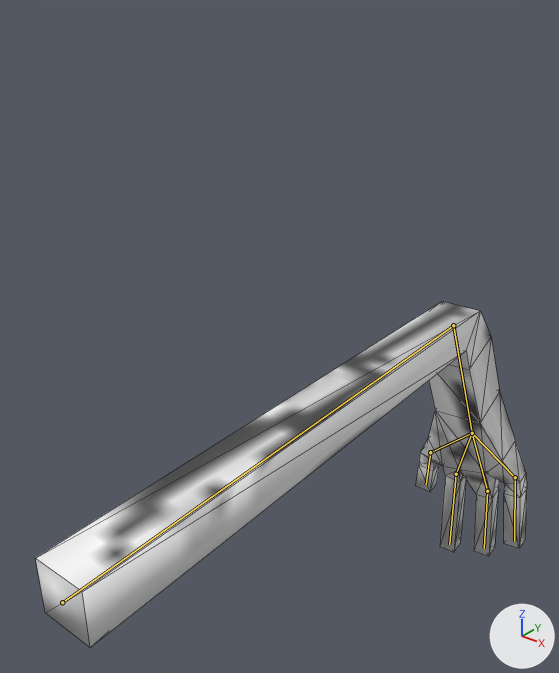
What one commit did to the Blender file blends/hand.blend.
Both versions are drawn from a 50 mm camera at (0.208, -0.125, 0.225) aimed at (-0.041, 0.186, 0.032). Lighting does not change. The marker at lower right points along +X, +Y and +Z. Both versions are drawn at frame 1 of the action 'Rest-loop'; the numbers are the values there. The bones that bend it are drawn over the model as lines. Mesh edges are drawn as thin lines.

In view in the first picture: 'Arm'.
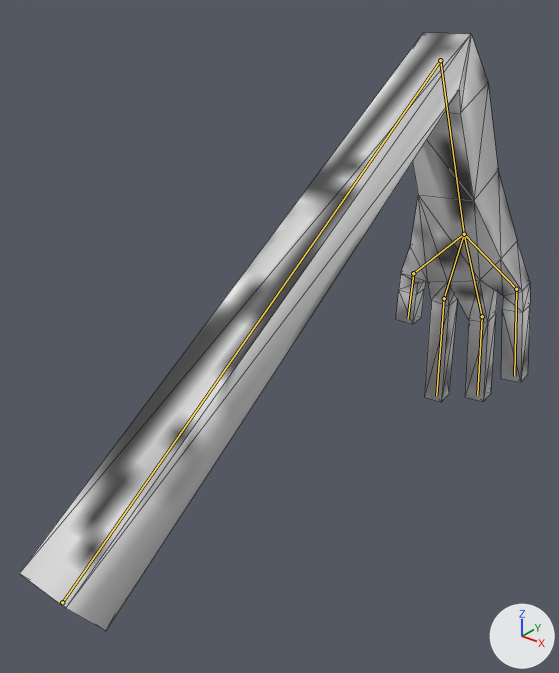
What the commit changed:
Bone 'Bone.04' (bone_bone_04) turns from (0, 0, 0) to (33, 0, 0) degrees about its own x, y and z.
Bone 'Bone.03' (bone_bone_03) turns from (-69, -3, 0) to (-103, -3, 2) degrees about its own x, y and z.

Changed parts and their boxes (x1, y1, x2, y2) in the pictures (559 x 673 px):
'Arm', posed (73% taller): before (36, 302, 527, 648); after (19, 33, 530, 631)
bone 'Bone.04', root to tip: before (62, 602) to (453, 325); after (62, 602) to (440, 60)
bone 'Bone.03', root to tip: before (453, 325) to (472, 433); after (440, 60) to (464, 234)
